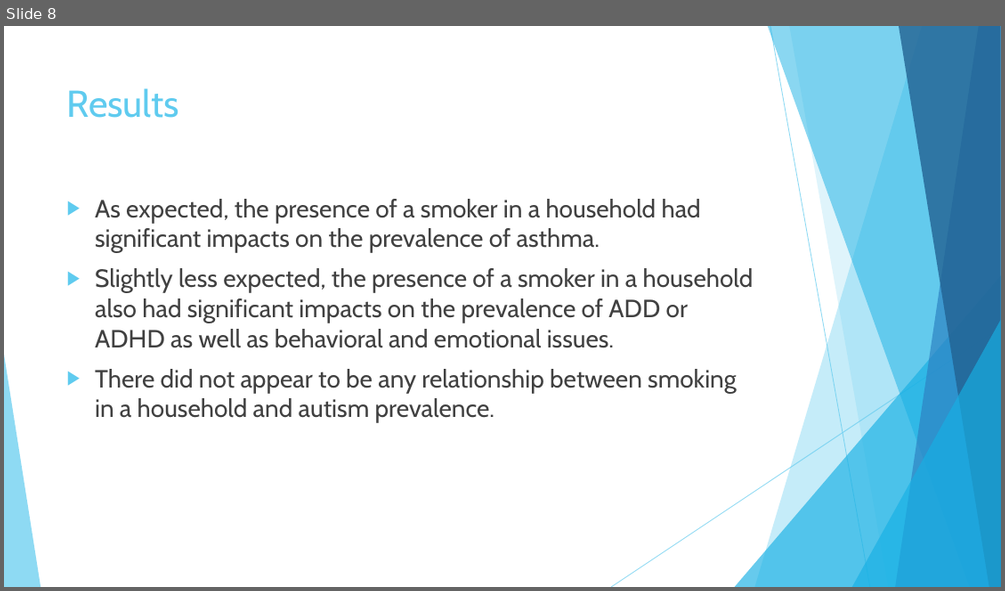
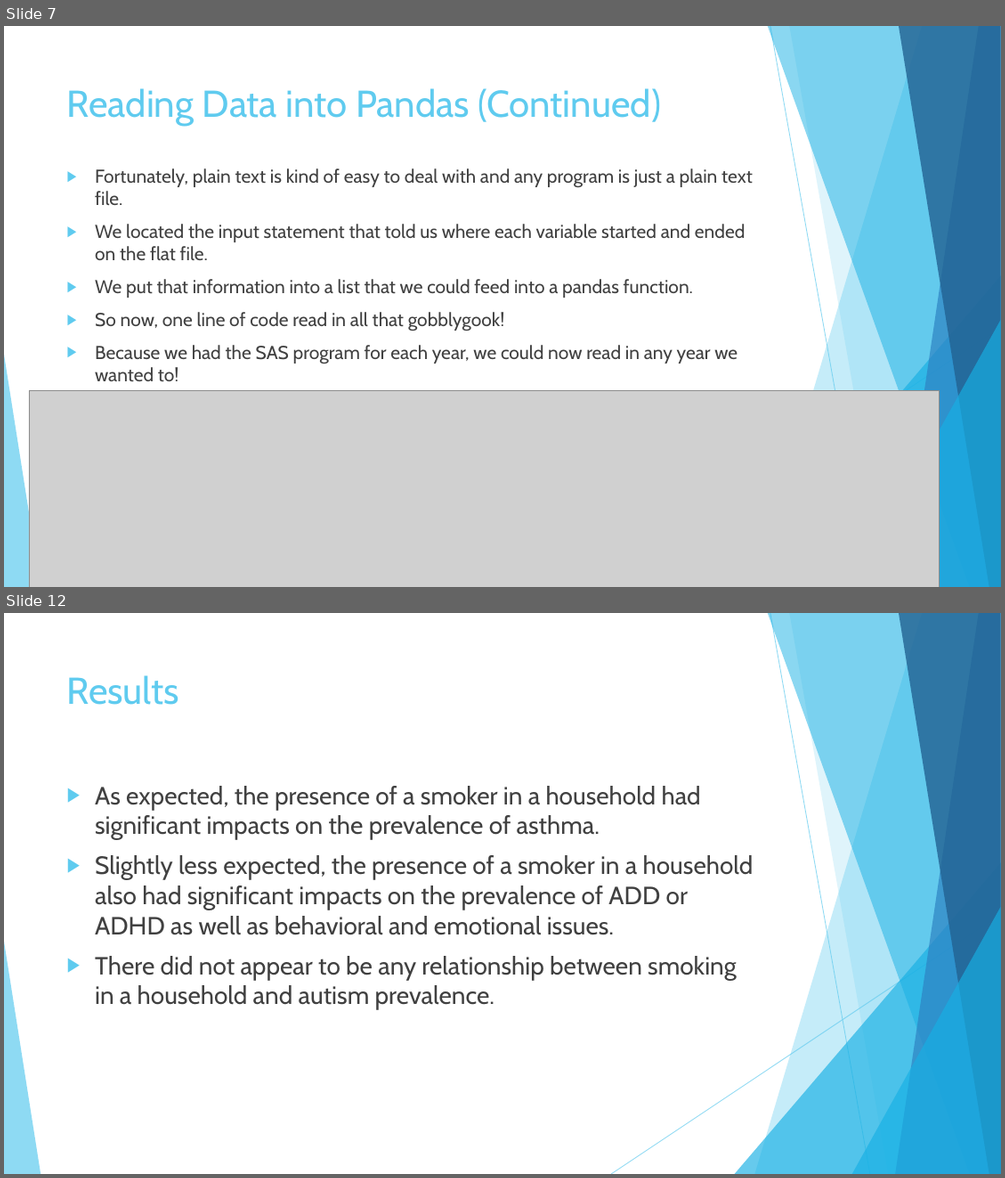
Before and after one commit to kmorehead33/healthcare_project, a slide deck: Presentation.pptx. Shown one above the other, each under a label of ours: slide 8 before the commit, slides 7 and 12 after it; the slides between them are not shown. The pictures are 1005x591 and 1005x1178 pixels, drawn with LibreOffice and Linux fonts; fonts in the diff are those of the drawing; grey boxes stand for pictures. Boxes give left, top, right and bottom in pixels: in the first picture for what was removed or moved away, otherwise in the second. Text is boxed around its words. In the diff, an @@ line names an element or a change of style, - is before the commit and + after.

Commit message:
Added slides to demonstrate how we obtained and read data in

```diff
--- a/Presentation.pptx
+++ b/Presentation.pptx
@@ slide 7 added at (x1=4, y1=26, x2=1001, y2=587), background #FFFFFF; not listed: 10 template elements that a slide beside it also shows @@
@@ title added at (x1=67, y1=88, x2=661, y2=126), 36 pt, text #5FCBEF @@
+Reading Data into Pandas (Continued)
@@ text added at (x1=95, y1=168, x2=752, y2=381), 18 pt, text #404040 @@
+▶ Fortunately, plain text is kind of easy to deal with and any program is just a plain text file.
+▶ We located the input statement that told us where each variable started and ended on the flat file.
+▶ We put that information into a list that we could feed into a pandas function.
+▶ So now, one line of code read in all that gobblygook!
+▶ Because we had the SAS program for each year, we could now read in any year we wanted to!
@@ picture added at (x1=29, y1=391, x2=938, y2=587) @@
@@ what was slide 8 is now slide 12 @@
```
Also in this commit, not shown: 4 slides changed, 3 other slides added.
